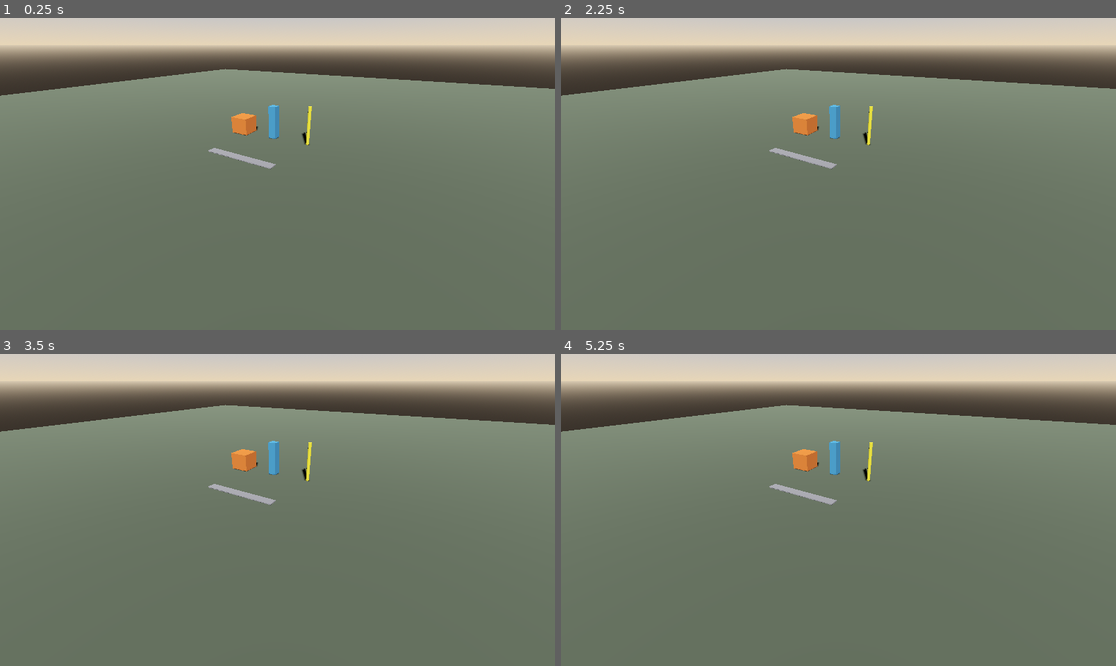
Above: before the commit, frames 1-4 (two rows, left to right).
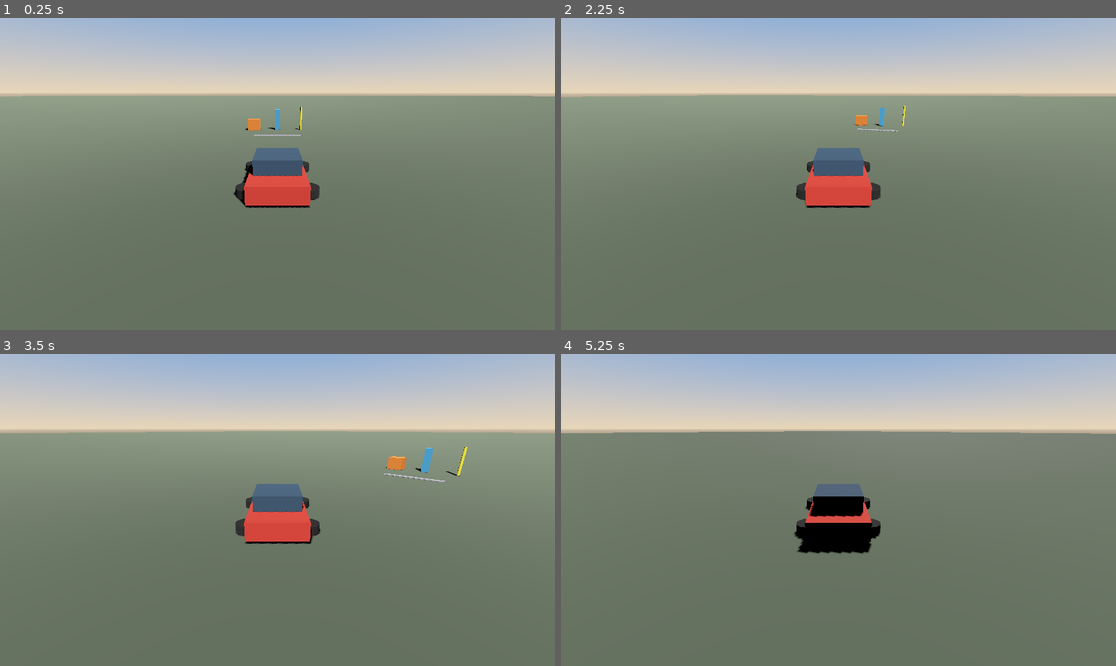
Above: after the commit, the same moments.

Repository: jacquesmoraes/moon-road
Game: Godot game, scene res://scenes/test/DrivingSandbox.tscn
Two runs of this game, one before a commit and one after it. Both use one fixed random seed, a clock stepped at 60 frames per second and the inputs below.
Inputs:
- Up to frame 1 (0.25 s): no input
- Up to frame 2 (2.25 s): tap Enter at 0.5 s; hold D (vehicle_right, bound only after the commit) 0.53-1.28 s; tap Space at 1.25 s; hold S (vehicle_brake, bound only after the commit) 1.28-2.03 s; hold D (vehicle_right, bound only after the commit) from 2.03 s (still down)
- Up to frame 3 (3.5 s): release D (vehicle_right, bound only after the commit) at 2.78 s; hold W (vehicle_accelerate, bound only after the commit) from 2.78 s (still down)
- Up to frame 4 (5.25 s): release W (vehicle_accelerate, bound only after the commit) at 3.53 s; hold A (vehicle_left, bound only after the commit) 3.53-5.03 s; hold S (vehicle_brake, bound only after the commit) from 5.03 s (still down)

The runs differ from the first frame. In frame 1, 28% of the frame differs, in the area x 0-100%, y 0-62%; in frame 2, 28%; in frame 3, 28%; in frame 4, 28%, in the area x 0-100%, y 0-64%.

Commit message:
feat: add basic drivable vehicle
Co-authored-by: jacquesbarrosmoraes <jacquesbarrosmoraes@gmail.com>

Diff:
--- a/project.godot
+++ b/project.godot
@@ -16,6 +16,33 @@
 config/features=PackedStringArray("4.7", "Forward Plus")
 config/icon="res://icon.svg"
 
+[input]
+
+vehicle_accelerate={
+"deadzone": 0.2,
+"events": [Object(InputEventKey,"resource_local_to_scene":false,"resource_name":"","device":-1,"window_id":0,"alt_pressed":false,"shift_pressed":false,"ctrl_pressed":false,"meta_pressed":false,"pressed":false,"keycode":0,"physical_keycode":87,"key_label":0,"unicode":119,"location":0,"echo":false,"script":null)
+, Object(InputEventKey,"resource_local_to_scene":false,"resource_name":"","device":-1,"window_id":0,"alt_pressed":false,"shift_pressed":false,"ctrl_pressed":false,"meta_pressed":false,"pressed":false,"keycode":0,"physical_keycode":4194320,"key_label":0,"unicode":0,"location":0,"echo":false,"script":null)
+]
+}
+vehicle_brake={
+"deadzone": 0.2,
+"events": [Object(InputEventKey,"resource_local_to_scene":false,"resource_name":"","device":-1,"window_id":0,"alt_pressed":false,"shift_pressed":false,"ctrl_pressed":false,"meta_pressed":false,"pressed":false,"keycode":0,"physical_keycode":83,"key_label":0,"unicode":115,"location":0,"echo":false,"script":null)
+, Object(InputEventKey,"resource_local_to_scene":false,"resource_name":"","device":-1,"window_id":0,"alt_pressed":false,"shift_pressed":false,"ctrl_pressed":false,"meta_pressed":false,"pressed":false,"keycode":0,"physical_keycode":4194322,"key_label":0,"unicode":0,"location":0,"echo":false,"script":null)
+]
+}
+vehicle_left={
+"deadzone": 0.2,
+"events": [Object(InputEventKey,"resource_local_to_scene":false,"resource_name":"","device":-1,"window_id":0,"alt_pressed":false,"shift_pressed":false,"ctrl_pressed":false,"meta_pressed":false,"pressed":false,"keycode":0,"physical_keycode":65,"key_label":0,"unicode":97,"location":0,"echo":false,"script":null)
+, Object(InputEventKey,"resource_local_to_scene":false,"resource_name":"","device":-1,"window_id":0,"alt_pressed":false,"shift_pressed":false,"ctrl_pressed":false,"meta_pressed":false,"pressed":false,"keycode":0,"physical_keycode":4194319,"key_label":0,"unicode":0,"location":0,"echo":false,"script":null)
+]
+}
+vehicle_right={
+"deadzone": 0.2,
+"events": [Object(InputEventKey,"resource_local_to_scene":false,"resource_name":"","device":-1,"window_id":0,"alt_pressed":false,"shift_pressed":false,"ctrl_pressed":false,"meta_pressed":false,"pressed":false,"keycode":0,"physical_keycode":68,"key_label":0,"unicode":100,"location":0,"echo":false,"script":null)
+, Object(InputEventKey,"resource_local_to_scene":false,"resource_name":"","device":-1,"window_id":0,"alt_pressed":false,"shift_pressed":false,"ctrl_pressed":false,"meta_pressed":false,"pressed":false,"keycode":0,"physical_keycode":4194321,"key_label":0,"unicode":0,"location":0,"echo":false,"script":null)
+]
+}
+
 [rendering]
 
 renderer/rendering_method="forward_plus"
--- a/scenes/test/DrivingSandbox.tscn
+++ b/scenes/test/DrivingSandbox.tscn
@@ -1,4 +1,6 @@
-[gd_scene format=3 uid="uid://bterra_drive_sandbox"]
+[gd_scene load_steps=15 format=3 uid="uid://bterra_drive_sandbox"]
+
+[ext_resource type="PackedScene" uid="uid://bterra_player_vehicle" path="res://scenes/vehicles/PlayerVehicle.tscn" id="1_vehicle"]
 
 [sub_resource type="ProceduralSkyMaterial" id="ProceduralSkyMaterial_sky"]
 sky_top_color = Color(0.28, 0.48, 0.78, 1)
@@ -20,10 +22,10 @@
 albedo_color = Color(0.32, 0.36, 0.3, 1)
 
 [sub_resource type="BoxMesh" id="Mesh_ground"]
-size = Vector3(60, 0.2, 60)
+size = Vector3(500, 0.2, 500)
 
 [sub_resource type="BoxShape3D" id="Shape_ground"]
-size = Vector3(60, 0.2, 60)
+size = Vector3(500, 0.2, 500)
 
 [sub_resource type="StandardMaterial3D" id="Mat_ref_1m"]
 albedo_color = Color(0.85, 0.45, 0.18, 1)
@@ -63,7 +65,7 @@
 
 [node name="TempCamera" type="Camera3D" parent="."]
 transform = Transform3D(0.8660254, -0.25, 0.4330127, 0, 0.8660254, 0.5, -0.5, -0.4330127, 0.75, 6, 4.5, 10)
-current = true
+current = false
 fov = 70.0
 
 [node name="Ground" type="StaticBody3D" parent="."]
@@ -96,3 +98,6 @@
 transform = Transform3D(1, 0, 0, 0, 1, 0, 0, 0, 1, 0, 0.125, 3)
 material_override = SubResource("Mat_ref_lane")
 mesh = SubResource("Mesh_lane_width")
+
+[node name="PlayerVehicle" parent="." instance=ExtResource("1_vehicle")]
+transform = Transform3D(1, 0, 0, 0, 1, 0, 0, 0, 1, 0, 0.2, 12)
--- /dev/null
+++ b/scenes/vehicles/PlayerVehicle.tscn
@@ -0,0 +1,85 @@
+[gd_scene load_steps=10 format=3 uid="uid://bterra_player_vehicle"]
+
+[ext_resource type="Script" path="res://scripts/vehicles/player_vehicle.gd" id="1_script"]
+
+[sub_resource type="BoxShape3D" id="Shape_body"]
+size = Vector3(1.8, 0.7, 4.0)
+
+[sub_resource type="StandardMaterial3D" id="Mat_body"]
+albedo_color = Color(0.78, 0.22, 0.18, 1)
+
+[sub_resource type="BoxMesh" id="Mesh_body"]
+size = Vector3(1.8, 0.55, 4.0)
+
+[sub_resource type="StandardMaterial3D" id="Mat_cabin"]
+albedo_color = Color(0.2, 0.28, 0.36, 1)
+
+[sub_resource type="BoxMesh" id="Mesh_cabin"]
+size = Vector3(1.5, 0.55, 1.6)
+
+[sub_resource type="StandardMaterial3D" id="Mat_wheel"]
+albedo_color = Color(0.12, 0.12, 0.12, 1)
+
+[sub_resource type="CylinderMesh" id="Mesh_wheel"]
+top_radius = 0.35
+bottom_radius = 0.35
+height = 0.28
+radial_segments = 12
+
+[sub_resource type="StandardMaterial3D" id="Mat_nose"]
+albedo_color = Color(0.95, 0.85, 0.25, 1)
+
+[sub_resource type="BoxMesh" id="Mesh_nose"]
+size = Vector3(0.35, 0.12, 0.12)
+
+[node name="PlayerVehicle" type="CharacterBody3D"]
+collision_layer = 2
+collision_mask = 1
+floor_stop_on_slope = true
+script = ExtResource("1_script")
+
+[node name="CollisionShape3D" type="CollisionShape3D" parent="."]
+transform = Transform3D(1, 0, 0, 0, 1, 0, 0, 0, 1, 0, 0.55, 0)
+shape = SubResource("Shape_body")
+
+[node name="Model" type="Node3D" parent="."]
+
+[node name="Body" type="MeshInstance3D" parent="Model"]
+transform = Transform3D(1, 0, 0, 0, 1, 0, 0, 0, 1, 0, 0.55, 0)
+material_override = SubResource("Mat_body")
+mesh = SubResource("Mesh_body")
+
+[node name="Cabin" type="MeshInstance3D" parent="Model"]
+transform = Transform3D(1, 0, 0, 0, 1, 0, 0, 0, 1, 0, 1.05, 0.35)
+material_override = SubResource("Mat_cabin")
+mesh = SubResource("Mesh_cabin")
+
+[node name="NoseMarker" type="MeshInstance3D" parent="Model"]
+transform = Transform3D(1, 0, 0, 0, 1, 0, 0, 0, 1, 0, 0.7, -2.05)
+material_override = SubResource("Mat_nose")
+mesh = SubResource("Mesh_nose")
+
+[node name="WheelFL" type="MeshInstance3D" parent="Model"]
+transform = Transform3D(0, 0, 1, 0, 1, 0, -1, 0, 0, -0.95, 0.35, -1.2)
+material_override = SubResource("Mat_wheel")
+mesh = SubResource("Mesh_wheel")
+
+[node name="WheelFR" type="MeshInstance3D" parent="Model"]
+transform = Transform3D(0, 0, 1, 0, 1, 0, -1, 0, 0, 0.95, 0.35, -1.2)
+material_override = SubResource("Mat_wheel")
+mesh = SubResource("Mesh_wheel")
+
+[node name="WheelRL" type="MeshInstance3D" parent="Model"]
+transform = Transform3D(0, 0, 1, 0, 1, 0, -1, 0, 0, -0.95, 0.35, 1.2)
+material_override = SubResource("Mat_wheel")
+mesh = SubResource("Mesh_wheel")
+
+[node name="WheelRR" type="MeshInstance3D" parent="Model"]
+transform = Transform3D(0, 0, 1, 0, 1, 0, -1, 0, 0, 0.95, 0.35, 1.2)
+material_override = SubResource("Mat_wheel")
+mesh = SubResource("Mesh_wheel")
+
+[node name="ChaseCamera" type="Camera3D" parent="."]
+transform = Transform3D(1, 0, 0, 0, 0.9396926, 0.3420201, 0, -0.3420201, 0.9396926, 0, 3.2, 7.5)
+current = true
+fov = 70.0
--- /dev/null
+++ b/scripts/test/drive_smoke.gd
@@ -0,0 +1,138 @@
+extends SceneTree
+## Headless smoke: load sandbox, drive for ~45s with maneuvers, assert stable motion.
+
+const PHASE_ACCEL := 0
+const PHASE_TURN_RIGHT := 1
+const PHASE_TURN_LEFT := 2
+const PHASE_BRAKE := 3
+const PHASE_REVERSE_TURN := 4
+const PHASE_DONE := 5
+
+var _phase: int = PHASE_ACCEL
+var _phase_time: float = 0.0
+var _elapsed: float = 0.0
+var _vehicle: CharacterBody3D
+var _max_abs_speed: float = 0.0
+var _samples: int = 0
+
+
+func _initialize() -> void:
+	var err := change_scene_to_file("res://scenes/test/DrivingSandbox.tscn")
+	if err != OK:
+		push_error("drive_smoke: failed to load DrivingSandbox (%s)" % error_string(err))
+		quit(1)
+		return
+
+	create_timer(0.3).timeout.connect(_begin)
+
+
+func _begin() -> void:
+	_vehicle = root.find_child("PlayerVehicle", true, false) as CharacterBody3D
+	if _vehicle == null:
+		push_error("drive_smoke: PlayerVehicle not found")
+		quit(1)
+		return
+
+	_set_phase(PHASE_ACCEL)
+	physics_frame.connect(_on_physics_frame)
+
+
+func _set_phase(phase: int) -> void:
+	Input.action_release("vehicle_accelerate")
+	Input.action_release("vehicle_brake")
+	Input.action_release("vehicle_left")
+	Input.action_release("vehicle_right")
+	_phase = phase
+	_phase_time = 0.0
+
+	match phase:
+		PHASE_ACCEL:
+			Input.action_press("vehicle_accelerate")
+		PHASE_TURN_RIGHT:
+			Input.action_press("vehicle_accelerate")
+			Input.action_press("vehicle_right")
+		PHASE_TURN_LEFT:
+			Input.action_press("vehicle_accelerate")
+			Input.action_press("vehicle_left")
+		PHASE_BRAKE:
+			Input.action_press("vehicle_brake")
+		PHASE_REVERSE_TURN:
+			Input.action_press("vehicle_brake")
+			Input.action_press("vehicle_left")
+		PHASE_DONE:
+			_finish()
+
+
+func _on_physics_frame() -> void:
+	if _vehicle == null or _phase == PHASE_DONE:
+		return
+
+	var dt := 1.0 / 60.0
+	_elapsed += dt
+	_phase_time += dt
+	_samples += 1
+
+	var speed := 0.0
+	if _vehicle.has_method("get_signed_speed"):
+		speed = float(_vehicle.call("get_signed_speed"))
+	_max_abs_speed = maxf(_max_abs_speed, absf(speed))
+
+	if not _vehicle.global_position.is_finite() or not _vehicle.velocity.is_finite() or not is_finite(speed):
+		push_error("drive_smoke: unstable at t=%.2f pos=%s vel=%s speed=%s" % [_elapsed, _vehicle.global_position, _vehicle.velocity, speed])
+		quit(1)
+		return
+
+	if _vehicle.global_position.y < -2.0:
+		push_error("drive_smoke: fell through world at t=%.2f pos=%s" % [_elapsed, _vehicle.global_position])
+		quit(1)
+		return
+
+	match _phase:
+		PHASE_ACCEL:
+			if _phase_time >= 3.0:
+				_set_phase(PHASE_TURN_RIGHT)
+		PHASE_TURN_RIGHT:
+			if _phase_time >= 8.0:
+				_set_phase(PHASE_TURN_LEFT)
+		PHASE_TURN_LEFT:
+			if _phase_time >= 10.0:
+				_set_phase(PHASE_ACCEL if _elapsed < 35.0 else PHASE_BRAKE)
+		PHASE_BRAKE:
+			if _phase_time >= 2.0:
+				_set_phase(PHASE_REVERSE_TURN)
+		PHASE_REVERSE_TURN:
+			if _phase_time >= 4.0:
+				_set_phase(PHASE_DONE)
+
+
+func _finish() -> void:
+	if physics_frame.is_connected(_on_physics_frame):
+		physics_frame.disconnect(_on_physics_frame)
+
+	Input.action_release("vehicle_accelerate")
+	Input.action_release("vehicle_brake")
+	Input.action_release("vehicle_left")
+	Input.action_release("vehicle_right")
+
+	var origin := _vehicle.global_position
+	var speed := float(_vehicle.call("get_signed_speed")) if _vehicle.has_method("get_signed_speed") else 0.0
+	if _vehicle.global_position.y < -2.0:
+		push_error("drive_smoke: fell through world pos=%s" % origin)
+		quit(1)
+		return
+
+	var moved := origin.distance_to(Vector3(0.0, 0.2, 12.0)) > 5.0 or _max_abs_speed > 1.0
+	var stable := origin.is_finite() and _vehicle.velocity.is_finite() and is_finite(speed)
+
+	if not stable:
+		push_error("drive_smoke: unstable final state pos=%s vel=%s speed=%s" % [origin, _vehicle.velocity, speed])
+		quit(1)
+		return
+
+	if not moved:
+		push_error("drive_smoke: vehicle did not move enough (pos=%s max_speed=%s)" % [origin, _max_abs_speed])
+		quit(1)
+		return
+
+	print("drive_smoke: OK elapsed=%.1fs samples=%d pos=%s max_abs_speed=%.2f" % [_elapsed, _samples, origin, _max_abs_speed])
+	quit(0)
--- /dev/null
+++ b/scripts/vehicles/player_vehicle.gd
@@ -0,0 +1,81 @@
+extends CharacterBody3D
+## Arcade-style player vehicle. Light feel, not a physics sim.
+
+@export var acceleration: float = 18.0
+@export var braking: float = 32.0
+@export var max_speed: float = 24.0
+@export var steering_strength: float = 2.4
+@export var drag: float = 5.0
+
+## Signed forward speed along local -Z (positive = forward).
+var _speed: float = 0.0
+
+const GRAVITY: float = 24.0
+const REVERSE_SPEED_FACTOR: float = 0.4
+const STEER_SPEED_REF: float = 8.0
+
+
+func _physics_process(delta: float) -> void:
+	var accel_input := Input.get_action_strength("vehicle_accelerate")
+	var brake_input := Input.get_action_strength("vehicle_brake")
+	var steer_input := Input.get_axis("vehicle_left", "vehicle_right")
+
+	_apply_longitudinal(accel_input, brake_input, delta)
+	_apply_steering(steer_input, delta)
+
+	var forward := -global_transform.basis.z
+	forward.y = 0.0
+	if forward.length_squared() > 0.0001:
+		forward = forward.normalized()
+	else:
+		forward = Vector3.FORWARD
+
+	velocity.x = forward.x * _speed
+	velocity.z = forward.z * _speed
+
+	if not is_on_floor():
+		velocity.y -= GRAVITY * delta
+	else:
+		velocity.y = 0.0
+
+	move_and_slide()
+
+	if not is_finite(_speed) or not velocity.is_finite():
+		push_error("PlayerVehicle became unstable; resetting motion.")
+		_speed = 0.0
+		velocity = Vector3.ZERO
+
+
+func _apply_longitudinal(accel_input: float, brake_input: float, delta: float) -> void:
+	if accel_input > 0.0:
+		_speed += acceleration * accel_input * delta
+	elif brake_input > 0.0:
+		if _speed > 0.15:
+			_speed -= braking * brake_input * delta
+			if _speed < 0.0:
+				_speed = 0.0
+		else:
+			_speed -= acceleration * REVERSE_SPEED_FACTOR * brake_input * delta
+	else:
+		var drag_step := drag * delta
+		if absf(_speed) <= drag_step:
+			_speed = 0.0
+		else:
+			_speed -= signf(_speed) * drag_step
+
+	var min_speed := -max_speed * REVERSE_SPEED_FACTOR
+	_speed = clampf(_speed, min_speed, max_speed)
+
+
+func _apply_steering(steer_input: float, delta: float) -> void:
+	if is_zero_approx(steer_input) or is_zero_approx(_speed):
+		return
+
+	# Stronger turn as speed rises; weak near standstill (no spin-in-place).
+	var speed_factor := clampf(absf(_speed) / STEER_SPEED_REF, 0.0, 1.0)
+	var yaw := -steer_input * steering_strength * speed_factor * signf(_speed) * delta
+	rotate_y(yaw)
+
+
+func get_signed_speed() -> float:
+	return _speed
Not shown, added: scripts/test/drive_smoke.gd.uid
Not shown, added: scripts/vehicles/player_vehicle.gd.uid
Not shown, changed: README.md
Not shown, removed: scenes/vehicles/.gdkeep
Not shown, removed: scripts/vehicles/.gdkeep
